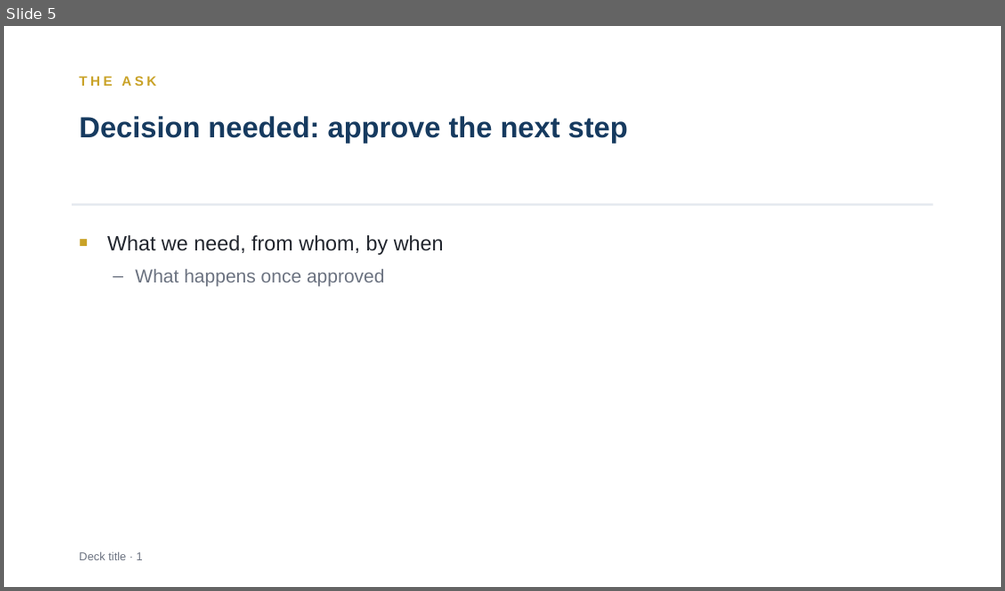
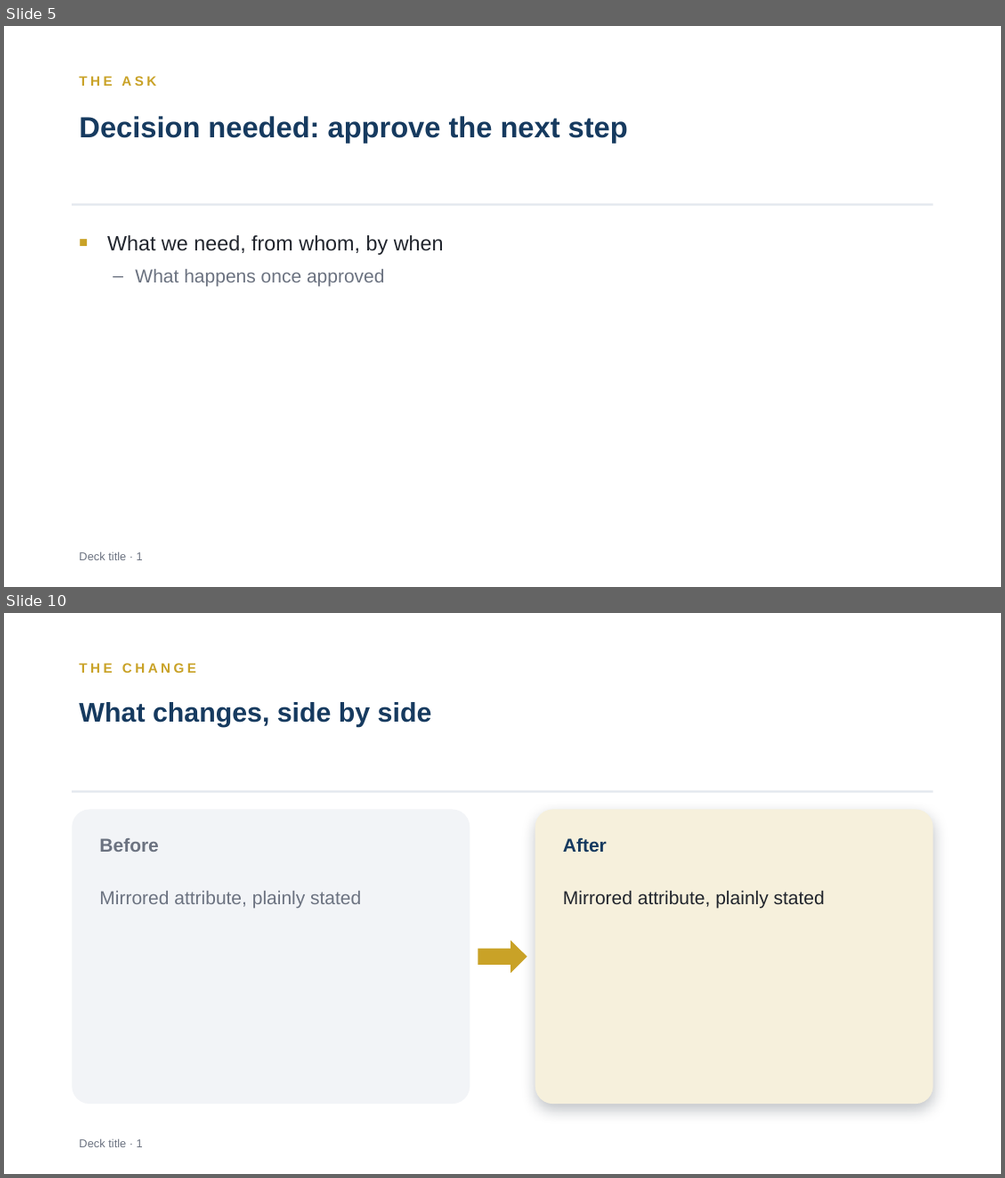
Before and after one commit to mthanhlm/vibe-production, a slide deck: skills/slide/assets/template.pptx. Shown one above the other, each under a label of ours: slide 5 before the commit, slides 5 and 10 after it; the slides between them are not shown. The pictures are 1005x591 and 1005x1178 pixels, drawn with LibreOffice and Linux fonts; fonts in the diff are those of the drawing. Boxes give left, top, right and bottom in pixels: in the first picture for what was removed or moved away, otherwise in the second. Text is boxed around its words. In the diff, an @@ line names an element or a change of style, - is before the commit and + after.

```diff
--- a/skills/slide/assets/template.pptx
+++ b/skills/slide/assets/template.pptx
@@ slide 10 added at (4,613,1001,1174), background #FFFFFF @@
@@ text added at (79,663,196,673), 13 pt, text #C9A227, bold @@
+THE CHANGE
@@ text added at (79,702,432,727), 26 pt, text #163A5F, bold @@
+What changes, side by side
@@ rectangle added at (72,790,933,793), fill #E3E7EE @@
@@ rounded rectangle added at (72,809,469,1103), fill #F2F4F7 @@
@@ rounded rectangle added at (535,809,933,1103), fill #F6F0DC @@
@@ text added at (99,838,158,852), 18 pt, text #6B7280, bold @@
+Before
@@ text added at (563,837,607,852), 18 pt, text #163A5F, bold @@
+After
@@ text added at (99,891,361,908), 18 pt, text #6B7280 @@
+Mirrored attribute, plainly stated
@@ text added at (563,890,825,908), 18 pt, text #20242C @@
+Mirrored attribute, plainly stated
@@ right arrow added at (478,940,527,973), fill #C9A227 @@
@@ text added at (79,1139,143,1147), 11 pt, text #6B7280 @@
+Deck title · 1
```
Also in this commit, not shown: 11 other slides added, 25 other files.
